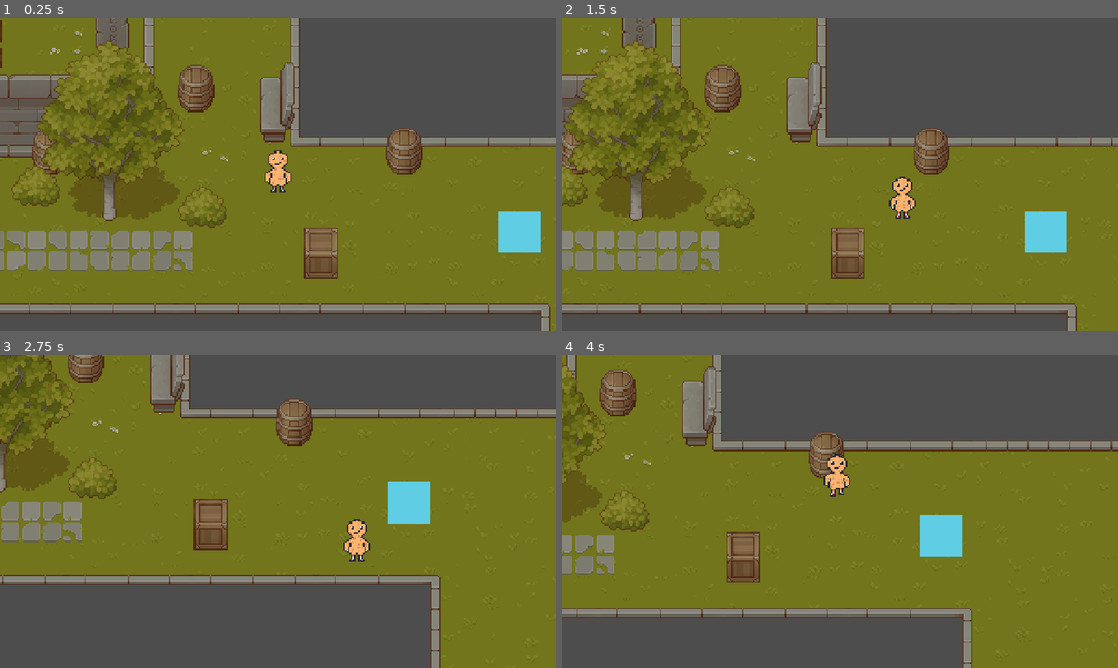
Above: before the commit, frames 1-4 (two rows, left to right).
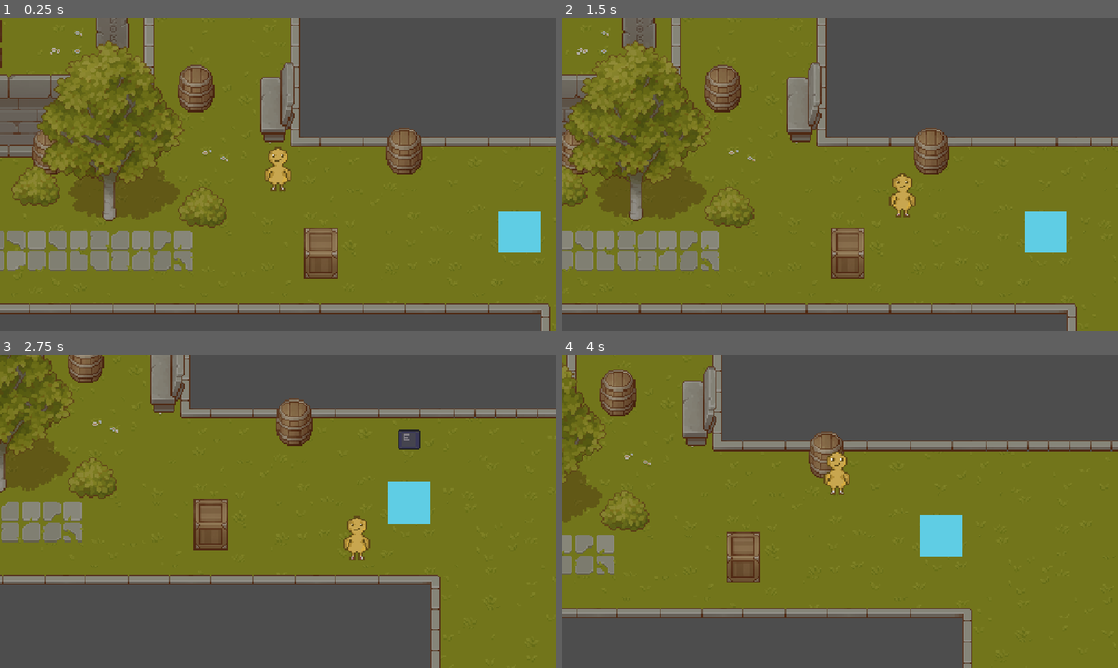
Above: after the commit, the same moments.

Repository: amendoa657/JogoFront
Game: Godot game, scene res://Scenes/mainScene.tscn
Two runs of this game, one before a commit and one after it. Both use one fixed random seed, a clock stepped at 60 frames per second and the inputs below.
Inputs:
- Up to frame 1 (0.25 s): no input
- Up to frame 2 (1.5 s): tap Enter at 0.5 s; hold Right (ui_right) 0.53-1.28 s; hold E (ui_interact) 0.53-1.28 s; hold Down (ui_down) from 1.28 s (still down); tap E (ui_interact) at 1.35 s
- Up to frame 3 (2.75 s): release Down (ui_down) at 2.03 s; hold Right (ui_right) from 2.03 s (still down); hold E (ui_interact) from 2.03 s (still down)
- Up to frame 4 (4 s): release Right (ui_right) at 2.78 s; release E (ui_interact) at 2.78 s; hold Up (ui_up) 2.78-3.53 s; tap E (ui_interact) at 2.85 s; hold Left (ui_left) from 3.53 s (still down); hold E (ui_interact) from 3.53 s (still down)

The runs differ from the first frame. In frame 1, 0.5% of the frame differs, in the area x 47-53%, y 41-56%; in frame 2, 0.5%; in frame 3, 0.7%, in the area x 61-76%, y 23-66%; in frame 4, 0.5%.

Commit message:
Update 1.0.1.2
add novos sprites
add novo sistema de dialogo

Diff:
--- a/Scenes/mainScene.tscn
+++ b/Scenes/mainScene.tscn
@@ -3988,6 +3988,7 @@
 10:5/size_in_atlas = Vector2i(2, 3)
 10:5/0 = 0
 10:5/0/texture_origin = Vector2i(-8, -16)
+10:5/0/physics_layer_0/polygon_0/points = PackedVector2Array(-5, 23, 21, 23, 21, 37, -5, 37)
 14:5/size_in_atlas = Vector2i(2, 5)
 14:5/0 = 0
 14:5/0/texture_origin = Vector2i(-8, -32)
@@ -4043,7 +4044,7 @@
 10:9/size_in_atlas = Vector2i(2, 3)
 10:9/0 = 0
 10:9/0/texture_origin = Vector2i(-8, -16)
-10:9/0/physics_layer_0/polygon_0/points = PackedVector2Array(-4.5, 21, 20, 21.5, 20, 36.5, -4, 36.5)
+10:9/0/physics_layer_0/polygon_0/points = PackedVector2Array(-4.5, 22.5, 20.5, 22, 21, 37, -4.5, 37)
 16:9/0 = 0
 17:9/0 = 0
 18:9/0 = 0
@@ -4788,6 +4789,8 @@
 drag_horizontal_enabled = true
 drag_vertical_enabled = true
 
+[node name="Dialog" type="CanvasLayer" parent="."]
+
 [connection signal="body_entered" from="mostraTutorial2" to="mostraTutorial2" method="_on_body_entered"]
 [connection signal="body_exited" from="mostraTutorial2" to="mostraTutorial2" method="_on_body_exited"]
 [connection signal="body_entered" from="mostraTutorial" to="mostraTutorial" method="_on_body_entered"]
--- a/Scenes/player.tscn
+++ b/Scenes/player.tscn
@@ -1,10 +1,12 @@
-[gd_scene load_steps=8 format=3 uid="uid://c0hooqxx3uefi"]
+[gd_scene load_steps=10 format=3 uid="uid://c0hooqxx3uefi"]
 
-[ext_resource type="Script" uid="uid://bwl8o6kua3syj" path="res://character_body_2d.gd" id="1_cvnsp"]
-[ext_resource type="Texture2D" uid="uid://bsm1et612knuo" path="res://Sprites/amendoa/amendoa1.png" id="2_fkybt"]
-[ext_resource type="Texture2D" uid="uid://b8eljqc1mek50" path="res://Sprites/amendoa/amendoa2.png" id="3_x3wgy"]
-[ext_resource type="Texture2D" uid="uid://7vpvchiuh1v5" path="res://Sprites/amendoa/amendoa3.png" id="4_3smsa"]
-[ext_resource type="Texture2D" uid="uid://crqdos3y3mljx" path="res://Sprites/amendoa/amendoa4.png" id="5_8erm5"]
+[ext_resource type="Script" uid="uid://bwl8o6kua3syj" path="res://Scripts/character_body_2d.gd" id="1_cvnsp"]
+[ext_resource type="Texture2D" uid="uid://dwh4wqyfe634o" path="res://Sprites/amendoa/amendoa1.png" id="2_fkybt"]
+[ext_resource type="Texture2D" uid="uid://cmkknrk824qr8" path="res://Sprites/amendoa/amendoa2.png" id="3_x3wgy"]
+[ext_resource type="Texture2D" uid="uid://c8u5egjkdp5yf" path="res://Sprites/amendoa/amendoa3.png" id="4_3smsa"]
+[ext_resource type="Texture2D" uid="uid://2kinirebcxys" path="res://Sprites/amendoa/amendoa4.png" id="5_8erm5"]
+[ext_resource type="Texture2D" uid="uid://bx4tr70fhtcxk" path="res://Sprites/amendoa/amendoaFrenteNovo.png" id="6_3smsa"]
+[ext_resource type="Texture2D" uid="uid://bowsd0om4ydi7" path="res://Sprites/amendoa/amendoaCostaNovo.png" id="7_8erm5"]
 
 [sub_resource type="RectangleShape2D" id="RectangleShape2D_vgqql"]
 size = Vector2(20, 12)
@@ -27,6 +29,22 @@
 "loop": true,
 "name": &"default",
 "speed": 5.0
+}, {
+"frames": [{
+"duration": 1.0,
+"texture": ExtResource("6_3smsa")
+}],
+"loop": true,
+"name": &"frente",
+"speed": 5.0
+}, {
+"frames": [{
+"duration": 1.0,
+"texture": ExtResource("7_8erm5")
+}],
+"loop": true,
+"name": &"tras",
+"speed": 5.0
 }]
 
 [node name="Player" type="CharacterBody2D"]
@@ -40,3 +58,4 @@
 position = Vector2(0, -3)
 scale = Vector2(1.125, 1.125)
 sprite_frames = SubResource("SpriteFrames_f1ek2")
+animation = &"frente"
--- a/Scenes/tutorial.tscn
+++ b/Scenes/tutorial.tscn
@@ -1,8 +1,25 @@
-[gd_scene format=3 uid="uid://bxhnjtsc6ouvj"]
+[gd_scene load_steps=2 format=3 uid="uid://bxhnjtsc6ouvj"]
 
-[node name="Tutorial" type="Control"]
+[sub_resource type="Theme" id="Theme_wgyhe"]
+default_font_size = 20
+
+[node name="Control" type="Control"]
 layout_mode = 3
-anchor_right = 1.0
-anchor_bottom = 1.0
-grow_horizontal = 2
-grow_vertical = 2
+anchors_preset = 0
+offset_right = 1286.0
+offset_bottom = 717.0
+
+[node name="Panel" type="Panel" parent="."]
+layout_mode = 0
+offset_left = 3.0
+offset_top = 487.0
+offset_right = 1279.0
+offset_bottom = 713.0
+
+[node name="Label" type="Label" parent="Panel"]
+layout_mode = 0
+offset_left = 11.0
+offset_right = 442.0
+offset_bottom = 216.0
+theme = SubResource("Theme_wgyhe")
+text = "ola amigo"
--- a/Scenes/ze_gotinha.tscn
+++ b/Scenes/ze_gotinha.tscn
@@ -1,10 +1,27 @@
-[gd_scene load_steps=5 format=3 uid="uid://camx6u1a4imfi"]
+[gd_scene load_steps=9 format=3 uid="uid://camx6u1a4imfi"]
 
-[ext_resource type="Script" uid="uid://dibwtj3824t2k" path="res://Scenes/ze_gotinha.gd" id="1_01g3c"]
+[ext_resource type="Script" uid="uid://dibwtj3824t2k" path="res://Scripts/ze_gotinha.gd" id="1_01g3c"]
 [ext_resource type="Texture2D" uid="uid://c45q2qak561ou" path="res://Sprites/ZeGotaPlaceHolder.png" id="1_wvc6u"]
+[ext_resource type="Texture2D" uid="uid://de0nf5u0kqh4j" path="res://Sprites/keyE/fe6e22b6-42db-428a-ba15-528376287536.png" id="3_swftb"]
+[ext_resource type="Texture2D" uid="uid://cem6x6482xqgd" path="res://Sprites/keyE/ac6bfa04-0348-43ed-80e4-4a39874762c5.png" id="4_2fxnd"]
+[ext_resource type="Script" uid="uid://c371vcjni1klt" path="res://Scripts/bind_interacao.gd" id="5_1iost"]
 
 [sub_resource type="RectangleShape2D" id="RectangleShape2D_01g3c"]
 size = Vector2(32, 32)
+
+[sub_resource type="SpriteFrames" id="SpriteFrames_0n5h0"]
+animations = [{
+"frames": [{
+"duration": 1.0,
+"texture": ExtResource("3_swftb")
+}, {
+"duration": 1.0,
+"texture": ExtResource("4_2fxnd")
+}],
+"loop": true,
+"name": &"default",
+"speed": 0.0
+}]
 
 [sub_resource type="RectangleShape2D" id="RectangleShape2D_wvc6u"]
 size = Vector2(115, 95.5)
@@ -18,6 +35,14 @@
 [node name="CollisionShape2D" type="CollisionShape2D" parent="."]
 shape = SubResource("RectangleShape2D_01g3c")
 
+[node name="bindInteracao" type="AnimatedSprite2D" parent="."]
+z_index = 99
+position = Vector2(0, -47)
+sprite_frames = SubResource("SpriteFrames_0n5h0")
+script = ExtResource("5_1iost")
+amplitude = 2.0
+speed = 4.0
+
 [node name="Area2D" type="Area2D" parent="."]
 
 [node name="CollisionShape2D" type="CollisionShape2D" parent="Area2D"]
--- a/character_body_2d.gd
+++ b/Scripts/character_body_2d.gd
@@ -18,6 +18,9 @@
 	velocity = movDir*speed
 
 	move_and_slide()
+
+func _ready() -> void:
+	$AnimatedSprite2D.animation="frente"
 
 func _process(delta: float) -> void:
 	if(movimentacaoHabilitada):
--- a/Scenes/ze_gotinha.gd
+++ b/Scripts/ze_gotinha.gd
@@ -16,8 +16,8 @@
 func _on_area_2d_body_exited(body: Node2D) -> void:
 	if(body.name=="Player"):
 		playerDentro = false
-		#if(dialogoAberto):
-		#	fecharDialogo()
+		if(dialogoAberto):
+			fecharDialogo()
 
 func _process(delta: float) -> void:
 	if(Input.is_action_just_pressed("ui_interact") and playerDentro):
@@ -26,11 +26,24 @@
 		else:
 			mostraDialogo()
 
+
+	if(Input.is_action_pressed("ui_interact")):
+		$bindInteracao.frame=1
+	else:
+		$bindInteracao.frame=0
+
+
+
+	if(playerDentro):
+		$bindInteracao.visible=true
+	else:
+		$bindInteracao.visible=false
+
 func mostraDialogo():
 	if(dialogoAberto==false):
 		instanciaDialogo = dialogo.instantiate()
 		print(instanciaDialogo)
-		get_tree().root.add_child(instanciaDialogo)
+		get_tree().root.get_node("MainScene/Dialog").add_child(instanciaDialogo)
 		instanciaDialogo.global_position = Vector2(0, 0)
 		dialogoAberto=true
 
Renamed: character_body_2d.gd.uid -> Scripts/character_body_2d.gd.uid
Renamed: Scenes/ze_gotinha.gd.uid -> Scripts/ze_gotinha.gd.uid
Binary file added: Sprites/amendoa/amendoaCostaNovo.ase
Binary file added: Sprites/amendoa/amendoaCostaNovo.png
Not shown, added: Sprites/amendoa/amendoaCostaNovo.png.import
Binary file added: Sprites/amendoa/amendoaFrenteNovo.png
Not shown, added: Sprites/amendoa/amendoaFrenteNovo.png.import
